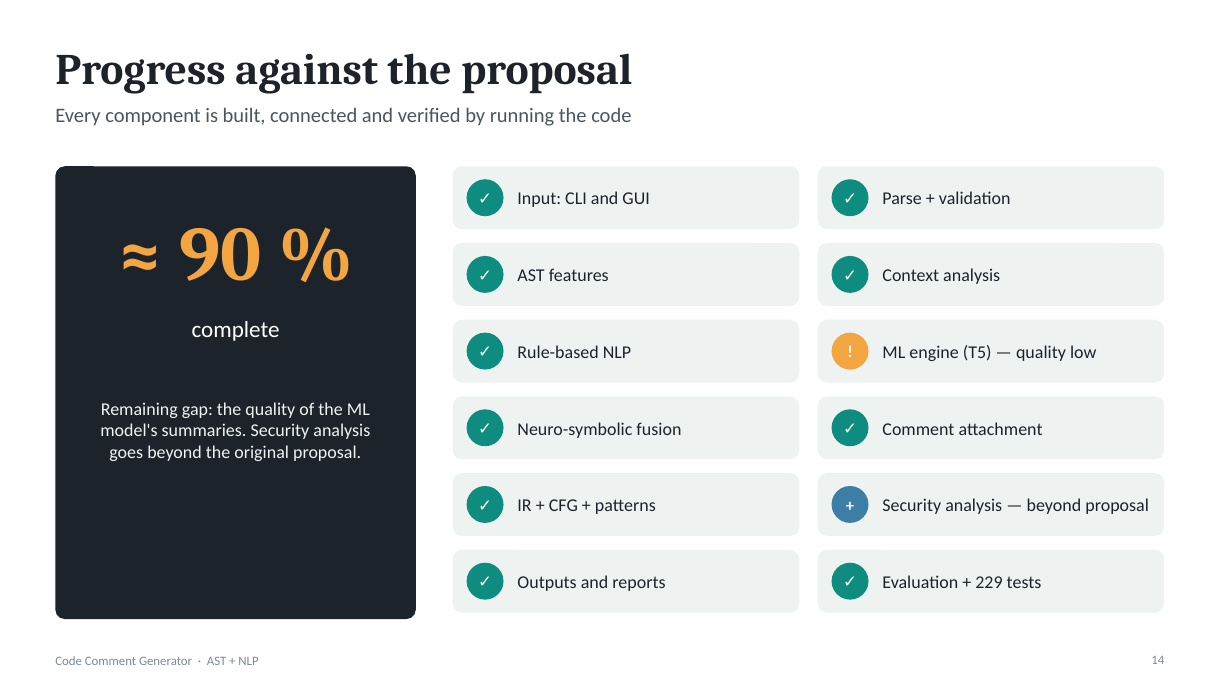
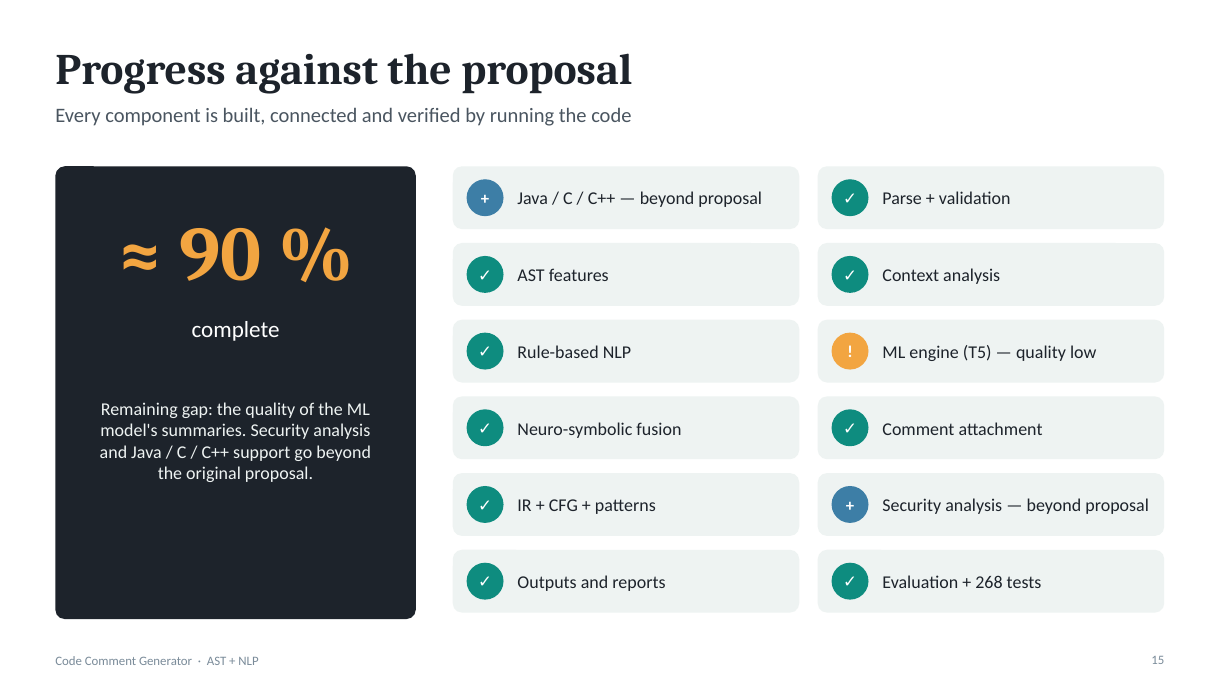
Before and after one commit to ldcode20/CodeCommentGenerator, a slide deck: slide 15 of CodeCommentGenerator.pptx (slide 14 before the commit). Drawn at 1232x693 pixels with LibreOffice and Linux fonts; fonts in the diff are those of the drawing. Boxes give left, top, right and bottom in pixels: in the first picture for what was removed or moved away, otherwise in the second. Text is boxed around its words. In the diff, an @@ line names an element or a change of style, - is before the commit and + after.

```diff
--- a/CodeCommentGenerator.pptx
+++ b/CodeCommentGenerator.pptx
@@ text at <box>467,179,504,216</box>: text changed @@
-✓
++
@@ ellipse at <box>467,179,504,216</box>: fill #0E8C7F to #3D7EA6 @@
@@ text at <box>517,191,762,207</box>: text changed @@
-Input: CLI and GUI
+Java / C / C++ — beyond proposal
@@ text at <box>100,402,371,482</box>: text changed @@
-Remaining gap: the quality of the ML model's summaries. Security analysis goes beyond the original proposal.
+Remaining gap: the quality of the ML model's summaries. Security analysis and Java / C / C++ support go beyond the original proposal.
@@ text at <box>882,575,1042,588</box>: text changed @@
-Evaluation + 229 tests
+Evaluation + 268 tests
@@ page number at <box>1151,656,1164,664</box>: text changed @@
-14
+15
```
Also in this commit, not shown: 3 other slides changed, 1 slide added, 28 other files.
